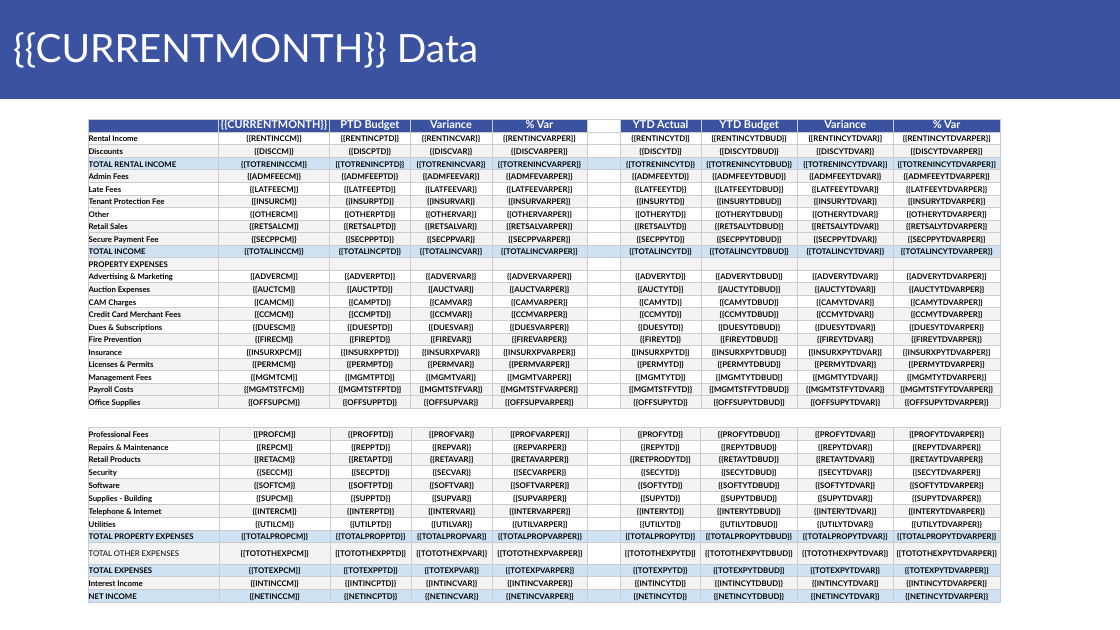
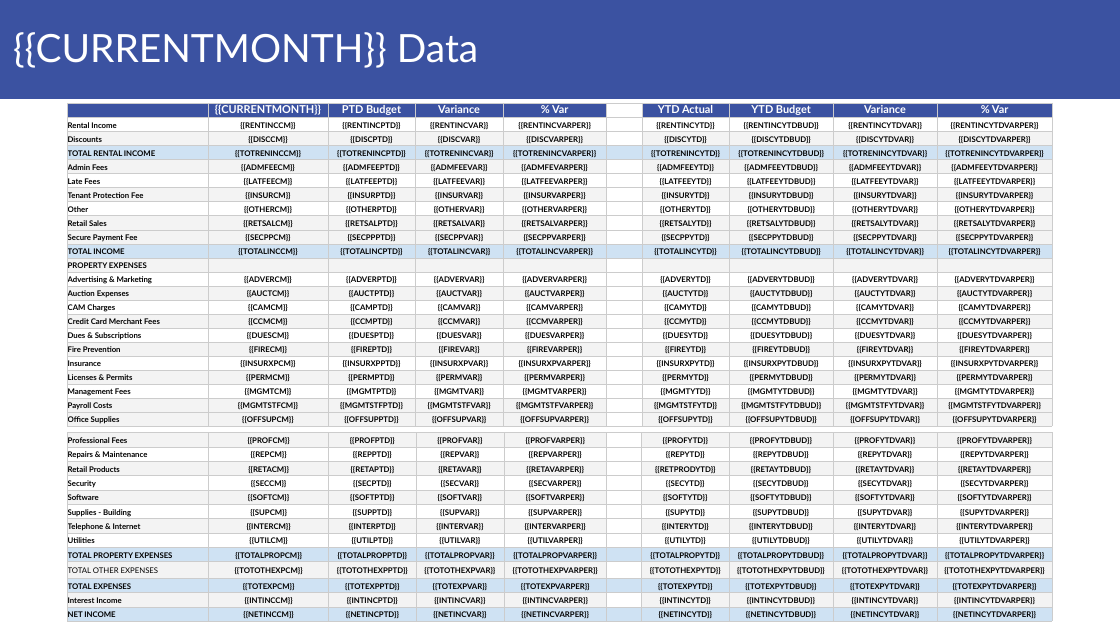
Before and after one commit to alexandermburke/ProformaBuilder, a slide deck: slide 3 of storeinsight/public/OWNERTEMPLATE.pptx. Drawn at 1120x630 pixels with LibreOffice and Linux fonts; fonts in the diff are those of the drawing. Boxes give left, top, right and bottom in pixels: in the first picture for what was removed or moved away, otherwise in the second. Text is boxed around its words. In the diff, an @@ line names an element or a change of style, - is before the commit and + after.

```diff
--- a/storeinsight/public/OWNERTEMPLATE.pptx
+++ b/storeinsight/public/OWNERTEMPLATE.pptx
@@ table resized from (x1=88, y1=119, x2=1000, y2=411) to (x1=68, y1=103, x2=1053, y2=428) @@
@@ table resized from (x1=88, y1=427, x2=1000, y2=604) to (x1=68, y1=432, x2=1053, y2=622) @@
```
Also in this commit, not shown: 1 other slide changed, 5 other files.
